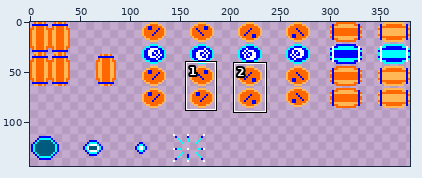
Sprite sheet: assets/sprites/barrel_sheet.png. Above, an overview of the earlier version with the close-up marked.
Close-up. The starting point:
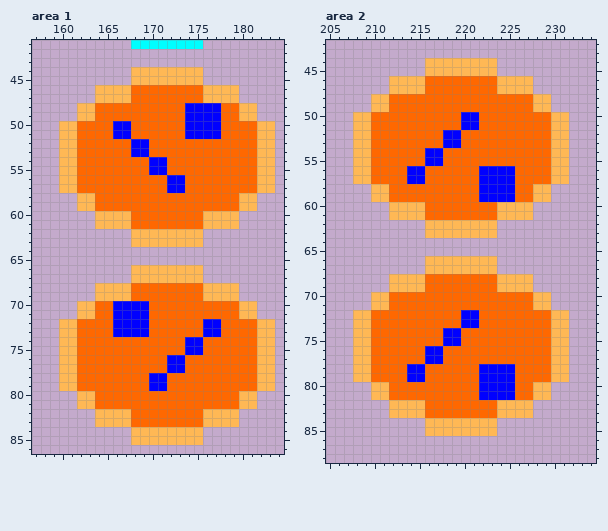
The file is 380x221 pixels. Shown: area 1: x 157..184, y 41..86; area 2: x 205..234, y 42..88. The wide view leaves out empty margins. The commit also changed other parts of the picture, which this record leaves out.
After:
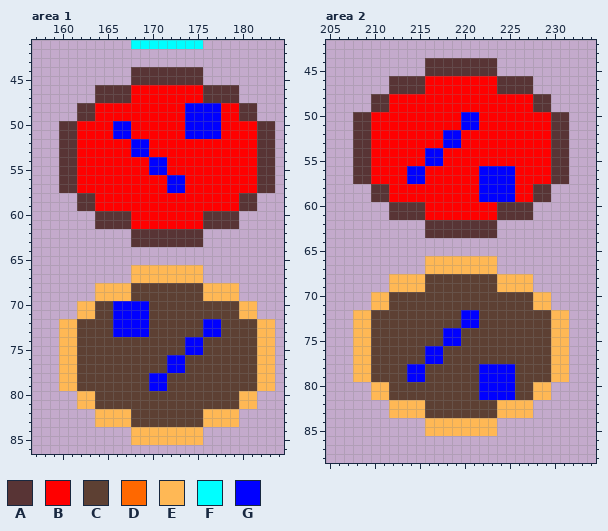
Palette (. is transparent): A #583435  B #ff0000  C #5d4033  D #ff6800  E #ffb855  F #00ffff  G #0000ff
Edits made:
--- area 1
@@ x 157..184 @@
 43 ............................
-44 ...........EEEEEEEE.........
-45 ...........EEEEEEEE.........
-46 .......EEEEDDDDDDDDEEEE.....
-47 .......EEEEDDDDDDDDEEEE.....
-48 .....EEDDDDDDDDDDGGGGDDEE...
-49 .....EEDDDDDDDDDDGGGGDDEE...
-50 ...EEDDDDGGDDDDDDGGGGDDDDEE.
-51 ...EEDDDDGGDDDDDDGGGGDDDDEE.
-52 ...EEDDDDDDGGDDDDDDDDDDDDEE.
-53 ...EEDDDDDDGGDDDDDDDDDDDDEE.
-54 ...EEDDDDDDDDGGDDDDDDDDDDEE.
-55 ...EEDDDDDDDDGGDDDDDDDDDDEE.
-56 ...EEDDDDDDDDDDGGDDDDDDDDEE.
-57 ...EEDDDDDDDDDDGGDDDDDDDDEE.
-58 .....EEDDDDDDDDDDDDDDDDEE...
-59 .....EEDDDDDDDDDDDDDDDDEE...
-60 .......EEEEDDDDDDDDEEEE.....
-61 .......EEEEDDDDDDDDEEEE.....
-62 ...........EEEEEEEE.........
-63 ...........EEEEEEEE.........
+44 ...........AAAAAAAA.........
+45 ...........AAAAAAAA.........
+46 .......AAAABBBBBBBBAAAA.....
+47 .......AAAABBBBBBBBAAAA.....
+48 .....AABBBBBBBBBBGGGGBBAA...
+49 .....AABBBBBBBBBBGGGGBBAA...
+50 ...AABBBBGGBBBBBBGGGGBBBBAA.
+51 ...AABBBBGGBBBBBBGGGGBBBBAA.
+52 ...AABBBBBBGGBBBBBBBBBBBBAA.
+53 ...AABBBBBBGGBBBBBBBBBBBBAA.
+54 ...AABBBBBBBBGGBBBBBBBBBBAA.
+55 ...AABBBBBBBBGGBBBBBBBBBBAA.
+56 ...AABBBBBBBBBBGGBBBBBBBBAA.
+57 ...AABBBBBBBBBBGGBBBBBBBBAA.
+58 .....AABBBBBBBBBBBBBBBBAA...
+59 .....AABBBBBBBBBBBBBBBBAA...
+60 .......AAAABBBBBBBBAAAA.....
+61 .......AAAABBBBBBBBAAAA.....
+62 ...........AAAAAAAA.........
+63 ...........AAAAAAAA.........
 64 ............................
@@ x 157..184 @@
 67 ...........EEEEEEEE.........
-68 .......EEEEDDDDDDDDEEEE.....
-69 .......EEEEDDDDDDDDEEEE.....
-70 .....EEDDGGGGDDDDDDDDDDEE...
-71 .....EEDDGGGGDDDDDDDDDDEE...
-72 ...EEDDDDGGGGDDDDDDGGDDDDEE.
-73 ...EEDDDDGGGGDDDDDDGGDDDDEE.
-74 ...EEDDDDDDDDDDDDGGDDDDDDEE.
-75 ...EEDDDDDDDDDDDDGGDDDDDDEE.
-76 ...EEDDDDDDDDDDGGDDDDDDDDEE.
-77 ...EEDDDDDDDDDDGGDDDDDDDDEE.
-78 ...EEDDDDDDDDGGDDDDDDDDDDEE.
-79 ...EEDDDDDDDDGGDDDDDDDDDDEE.
-80 .....EEDDDDDDDDDDDDDDDDEE...
-81 .....EEDDDDDDDDDDDDDDDDEE...
-82 .......EEEEDDDDDDDDEEEE.....
-83 .......EEEEDDDDDDDDEEEE.....
+68 .......EEEECCCCCCCCEEEE.....
+69 .......EEEECCCCCCCCEEEE.....
+70 .....EECCGGGGCCCCCCCCCCEE...
+71 .....EECCGGGGCCCCCCCCCCEE...
+72 ...EECCCCGGGGCCCCCCGGCCCCEE.
+73 ...EECCCCGGGGCCCCCCGGCCCCEE.
+74 ...EECCCCCCCCCCCCGGCCCCCCEE.
+75 ...EECCCCCCCCCCCCGGCCCCCCEE.
+76 ...EECCCCCCCCCCGGCCCCCCCCEE.
+77 ...EECCCCCCCCCCGGCCCCCCCCEE.
+78 ...EECCCCCCCCGGCCCCCCCCCCEE.
+79 ...EECCCCCCCCGGCCCCCCCCCCEE.
+80 .....EECCCCCCCCCCCCCCCCEE...
+81 .....EECCCCCCCCCCCCCCCCEE...
+82 .......EEEECCCCCCCCEEEE.....
+83 .......EEEECCCCCCCCEEEE.....
 84 ...........EEEEEEEE.........
--- area 2
@@ x 205..234 @@
 43 ..............................
-44 ...........EEEEEEEE...........
-45 ...........EEEEEEEE...........
-46 .......EEEEDDDDDDDDEEEE.......
-47 .......EEEEDDDDDDDDEEEE.......
-48 .....EEDDDDDDDDDDDDDDDDEE.....
-49 .....EEDDDDDDDDDDDDDDDDEE.....
-50 ...EEDDDDDDDDDDGGDDDDDDDDEE...
-51 ...EEDDDDDDDDDDGGDDDDDDDDEE...
-52 ...EEDDDDDDDDGGDDDDDDDDDDEE...
-53 ...EEDDDDDDDDGGDDDDDDDDDDEE...
-54 ...EEDDDDDDGGDDDDDDDDDDDDEE...
-55 ...EEDDDDDDGGDDDDDDDDDDDDEE...
-56 ...EEDDDDGGDDDDDDGGGGDDDDEE...
-57 ...EEDDDDGGDDDDDDGGGGDDDDEE...
-58 .....EEDDDDDDDDDDGGGGDDEE.....
-59 .....EEDDDDDDDDDDGGGGDDEE.....
-60 .......EEEEDDDDDDDDEEEE.......
-61 .......EEEEDDDDDDDDEEEE.......
-62 ...........EEEEEEEE...........
-63 ...........EEEEEEEE...........
+44 ...........AAAAAAAA...........
+45 ...........AAAAAAAA...........
+46 .......AAAABBBBBBBBAAAA.......
+47 .......AAAABBBBBBBBAAAA.......
+48 .....AABBBBBBBBBBBBBBBBAA.....
+49 .....AABBBBBBBBBBBBBBBBAA.....
+50 ...AABBBBBBBBBBGGBBBBBBBBAA...
+51 ...AABBBBBBBBBBGGBBBBBBBBAA...
+52 ...AABBBBBBBBGGBBBBBBBBBBAA...
+53 ...AABBBBBBBBGGBBBBBBBBBBAA...
+54 ...AABBBBBBGGBBBBBBBBBBBBAA...
+55 ...AABBBBBBGGBBBBBBBBBBBBAA...
+56 ...AABBBBGGBBBBBBGGGGBBBBAA...
+57 ...AABBBBGGBBBBBBGGGGBBBBAA...
+58 .....AABBBBBBBBBBGGGGBBAA.....
+59 .....AABBBBBBBBBBGGGGBBAA.....
+60 .......AAAABBBBBBBBAAAA.......
+61 .......AAAABBBBBBBBAAAA.......
+62 ...........AAAAAAAA...........
+63 ...........AAAAAAAA...........
 64 ..............................
@@ x 205..234 @@
 67 ...........EEEEEEEE...........
-68 .......EEEEDDDDDDDDEEEE.......
-69 .......EEEEDDDDDDDDEEEE.......
-70 .....EEDDDDDDDDDDDDDDDDEE.....
-71 .....EEDDDDDDDDDDDDDDDDEE.....
-72 ...EEDDDDDDDDDDGGDDDDDDDDEE...
-73 ...EEDDDDDDDDDDGGDDDDDDDDEE...
-74 ...EEDDDDDDDDGGDDDDDDDDDDEE...
-75 ...EEDDDDDDDDGGDDDDDDDDDDEE...
-76 ...EEDDDDDDGGDDDDDDDDDDDDEE...
-77 ...EEDDDDDDGGDDDDDDDDDDDDEE...
-78 ...EEDDDDGGDDDDDDGGGGDDDDEE...
-79 ...EEDDDDGGDDDDDDGGGGDDDDEE...
-80 .....EEDDDDDDDDDDGGGGDDEE.....
-81 .....EEDDDDDDDDDDGGGGDDEE.....
-82 .......EEEEDDDDDDDDEEEE.......
-83 .......EEEEDDDDDDDDEEEE.......
+68 .......EEEECCCCCCCCEEEE.......
+69 .......EEEECCCCCCCCEEEE.......
+70 .....EECCCCCCCCCCCCCCCCEE.....
+71 .....EECCCCCCCCCCCCCCCCEE.....
+72 ...EECCCCCCCCCCGGCCCCCCCCEE...
+73 ...EECCCCCCCCCCGGCCCCCCCCEE...
+74 ...EECCCCCCCCGGCCCCCCCCCCEE...
+75 ...EECCCCCCCCGGCCCCCCCCCCEE...
+76 ...EECCCCCCGGCCCCCCCCCCCCEE...
+77 ...EECCCCCCGGCCCCCCCCCCCCEE...
+78 ...EECCCCGGCCCCCCGGGGCCCCEE...
+79 ...EECCCCGGCCCCCCGGGGCCCCEE...
+80 .....EECCCCCCCCCCGGGGCCEE.....
+81 .....EECCCCCCCCCCGGGGCCEE.....
+82 .......EEEECCCCCCCCEEEE.......
+83 .......EEEECCCCCCCCEEEE.......
 84 ...........EEEEEEEE...........
